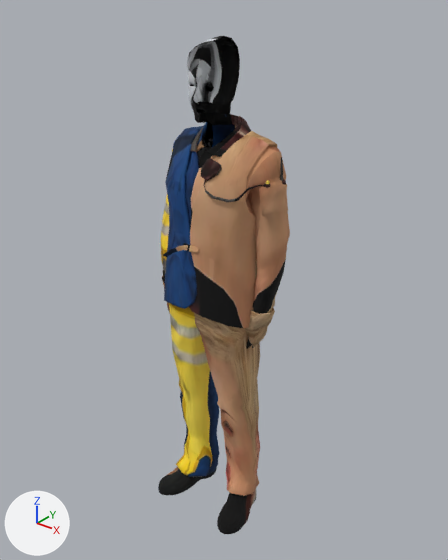
Renders of the glTF model public/models/people/build-f01.glb from each side of a commit.
Rendered twice from a camera (50 mm lens) standing at (1.235, -1.479, 0.893) and looking at (0.016, 0.045, -0.052). The axes (+X, +Y, +Z) are drawn at lower left. The lights are the same throughout. The picture after the commit comes second. Objects named as collision shapes, trigger or cutter boxes, shadow casters or lower levels of detail are left out. Vertices at exactly the same position are counted once.

Objects in the first picture: 'lod0'.
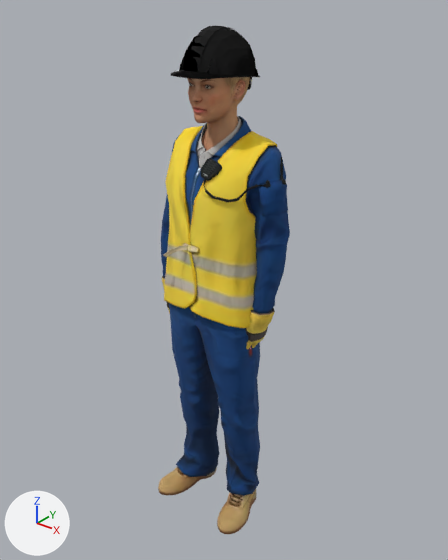
Patch to the scene script:
```diff
--- a/public/models/people/build-f01.glb.py
+++ b/public/models/people/build-f01.glb.py
@@ me_lod0 @@
 # used by ob_lod0; location = (0.0, 0.0, 0.0)
-me_lod0.from_pydata(...)  # 2528 vertices, 4999 faces; spans x -0.25..0.26, y -0.18..0.17, z -1.0..0.77
+me_lod0.from_pydata(...)  # 4040 vertices, 8000 faces; spans x -0.25..0.26, y -0.18..0.17, z -1.0..0.77
+# me_lod0 part 1: 124 vertices moved within x -0.2..0.23, y -0.08..0.15, z -0.24..0.65; 4 vertices removed from x -0.17..0.09, y -0.11..0.03, z -0.23..0.44; 1481 vertices added at x -0.24..0.26, y -0.13..0.17, z -0.25..0.77
+# me_lod0 part 2: 35 vertices added at x -0.19..0.21, y -0.14..0.11, z -1.0..-0.6
+# me_lod0 part 3: 2377 kept faces spanning x -0.25..0.26, y -0.18..0.17, z -1.0..0.77 get new texture (UV) coordinates
 me_lod0.materials.append(mat_body)
```

Where the change shows, as pixel boxes (x1, y1, x2, y2) in the pictures (448 x 560 px):
'lod0', reshaped: before (158, 36, 290, 534); after (158, 25, 290, 534)
part 1 of me_lod0, built on: before (177, 64, 286, 348); after (162, 25, 286, 349)
part 2 of me_lod0, added: after (159, 419, 256, 529)
part 3 of me_lod0, surface changed: (158, 37, 290, 534) in both
